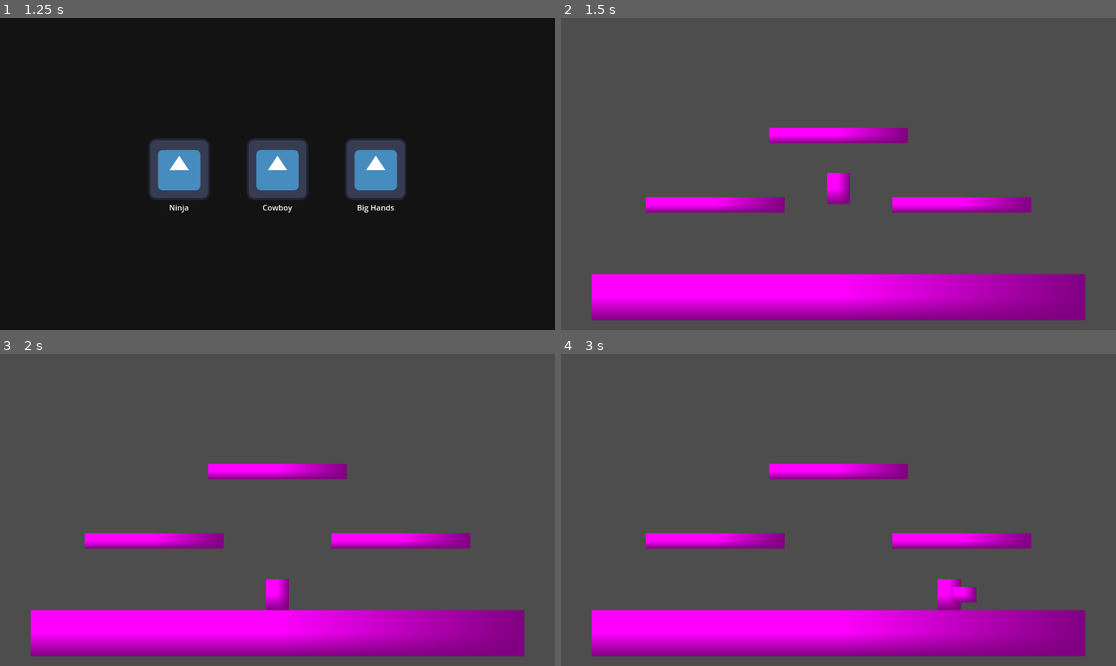
Above: before the commit, frames 1-4 (two rows, left to right).
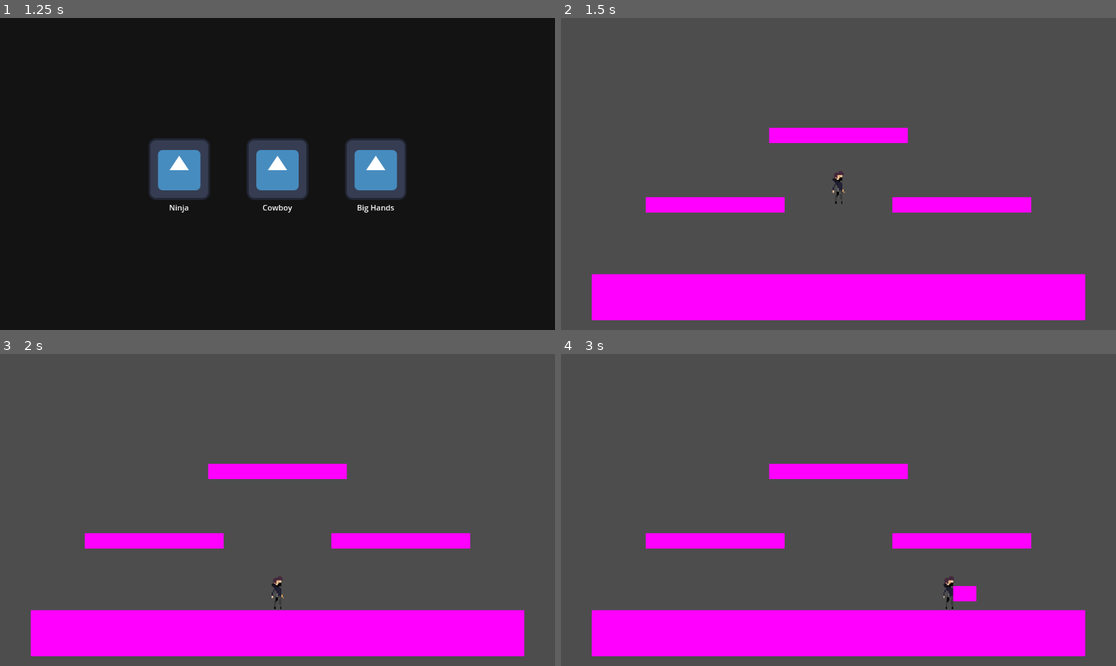
Above: after the commit, the same moments.

Repository: ima-cow/Fighting-game-adv-comp-sci
Game: Godot game, scene res://scenes/level_selector.tscn
The game is run twice, just before and just after one commit, with the same random seed, the same clock (stepped at 60 frames per second) and the same inputs. The engine's default icon, where the game draws it, is replaced by a stand-in: a white triangle on a blue panel in a dark square.
Inputs (mouse positions are in pixels of both pictures, inside the frame that each line leads up to):
- Up to frame 1 (1.25 s): click (177, 167) at 0.5 s
- Up to frame 2 (1.5 s): click (738, 167) at 1.25 s
- Up to frame 3 (2 s): no input
- Up to frame 4 (3 s): tap Enter at 2 s; hold D (move_right) from 2.03 s (still down); tap H (grab) at 2.1 s; tap Space (jump) at 2.27 s; tap U (jab) at 2.85 s

Frame 1 is identical in both runs. In frame 2, 11% of the frame differs, in the area x 5-95%, y 35-97%; in frame 3, 11%; in frame 4, 11%.

Commit message:
finished fixing these spites

Diff:
--- a/project.godot
+++ b/project.godot
@@ -75,3 +75,7 @@
 [physics]
 
 2d/default_gravity=1960.0
+
+[rendering]
+
+textures/canvas_textures/default_texture_filter=0
--- a/scenes/characters/big_hands.tscn
+++ b/scenes/characters/big_hands.tscn
@@ -2,7 +2,7 @@
 
 [ext_resource type="Script" uid="uid://dmmkpendim0ea" path="res://scripts/player.gd" id="1_qudrh"]
 [ext_resource type="Script" uid="uid://debrlwtgoufjc" path="res://scripts/move_resolver.gd" id="2_8b2gc"]
-[ext_resource type="Texture2D" uid="uid://bpwdqq1ouhs0v" path="res://Sprites/FG_Ninja.png" id="3_8b2gc"]
+[ext_resource type="Texture2D" uid="uid://dnf1qy7ka7e45" path="res://assets/FG_BHG.png" id="2_mc4gd"]
 
 [sub_resource type="CapsuleShape2D" id="CapsuleShape2D_k366a"]
 radius = 16.0
@@ -19,8 +19,8 @@
 [node name="Sprite2D" type="Sprite2D" parent="."]
 texture_filter = 1
 position = Vector2(3, -7)
-scale = Vector2(2.53735, 2.49679)
-texture = ExtResource("3_8b2gc")
+scale = Vector2(2.5, 2.5)
+texture = ExtResource("2_mc4gd")
 
 [node name="MoveResolver" type="Node" parent="."]
 script = ExtResource("2_8b2gc")
--- a/scenes/characters/cowboy.tscn
+++ b/scenes/characters/cowboy.tscn
@@ -1,13 +1,12 @@
 [gd_scene load_steps=5 format=3 uid="uid://douwo3m6epfnp"]
 
 [ext_resource type="Script" uid="uid://dmmkpendim0ea" path="res://scripts/player.gd" id="1_w4fov"]
+[ext_resource type="Texture2D" uid="uid://bfx7x65b4l3cp" path="res://assets/FG_Cowboy.png" id="2_l0180"]
 [ext_resource type="Script" uid="uid://debrlwtgoufjc" path="res://scripts/move_resolver.gd" id="2_qljkb"]
 
 [sub_resource type="CapsuleShape2D" id="CapsuleShape2D_k366a"]
-radius = 16.0
-height = 64.0
-
-[sub_resource type="PlaceholderTexture2D" id="PlaceholderTexture2D_78yxw"]
+radius = 13.0
+height = 76.0
 
 [node name="Ninja" type="CharacterBody2D"]
 script = ExtResource("1_w4fov")
@@ -15,12 +14,13 @@
 metadata/JUMP_SPEED = 0
 
 [node name="CollisionShape2D" type="CollisionShape2D" parent="."]
+position = Vector2(0, -6)
 shape = SubResource("CapsuleShape2D_k366a")
 
 [node name="Sprite2D" type="Sprite2D" parent="."]
-position = Vector2(4.76837e-07, 0)
-scale = Vector2(48, 64)
-texture = SubResource("PlaceholderTexture2D_78yxw")
+position = Vector2(3, -10)
+scale = Vector2(2.5, 2.5)
+texture = ExtResource("2_l0180")
 
 [node name="MoveResolver" type="Node" parent="."]
 script = ExtResource("2_qljkb")
--- a/scenes/characters/ninja.tscn
+++ b/scenes/characters/ninja.tscn
@@ -2,12 +2,11 @@
 
 [ext_resource type="Script" uid="uid://dmmkpendim0ea" path="res://scripts/player.gd" id="1_got4c"]
 [ext_resource type="Script" uid="uid://debrlwtgoufjc" path="res://scripts/move_resolver.gd" id="2_4i837"]
+[ext_resource type="Texture2D" uid="uid://c0kr2n53oj88i" path="res://assets/FG_Ninja.png" id="2_phu2e"]
 
 [sub_resource type="CapsuleShape2D" id="CapsuleShape2D_k366a"]
-radius = 16.0
-height = 64.0
-
-[sub_resource type="PlaceholderTexture2D" id="PlaceholderTexture2D_78yxw"]
+radius = 13.0
+height = 76.0
 
 [node name="Ninja" type="CharacterBody2D"]
 script = ExtResource("1_got4c")
@@ -15,12 +14,13 @@
 metadata/JUMP_SPEED = 0
 
 [node name="CollisionShape2D" type="CollisionShape2D" parent="."]
+position = Vector2(0, -4)
 shape = SubResource("CapsuleShape2D_k366a")
 
 [node name="Sprite2D" type="Sprite2D" parent="."]
-position = Vector2(4.76837e-07, 0)
-scale = Vector2(48, 64)
-texture = SubResource("PlaceholderTexture2D_78yxw")
+position = Vector2(3, -8)
+scale = Vector2(2.5, 2.5)
+texture = ExtResource("2_phu2e")
 
 [node name="MoveResolver" type="Node" parent="."]
 script = ExtResource("2_4i837")
--- a/scripts/stage.gd
+++ b/scripts/stage.gd
@@ -5,9 +5,9 @@
 	$CharacterSelector.queue_free()
 
 func _on_cowboy_button_button_up() -> void:
-	add_child(preload("res://scenes/characters/ninja.tscn").instantiate())
+	add_child(preload("res://scenes/characters/cowboy.tscn").instantiate())
 	$CharacterSelector.queue_free()
 
 func _on_big_hands_button_button_up() -> void:
-	add_child(preload("res://scenes/characters/ninja.tscn").instantiate())
+	add_child(preload("res://scenes/characters/big_hands.tscn").instantiate())
 	$CharacterSelector.queue_free()
Not shown, removed: Sprites/FG_Cowboy.png.import
Binary file removed: Sprites/FG_Ninja.png
Renamed: Sprites/FG_BHG.png -> assets/FG_BHG.png
Not shown, changed: assets/FG_BHG.png.import
Renamed: Sprites/FG_Cowboy.png -> assets/FG_Cowboy.png
Not shown, changed: assets/FG_Cowboy.png.import
Not shown, changed: assets/FG_Ninja.png.import
